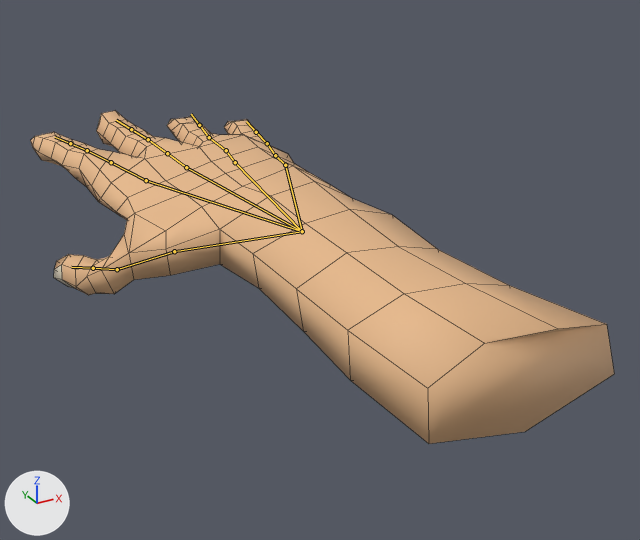
One commit to the FBX model Assets/Models/hand.fbx: the scene before it, then after it.
Both versions are drawn from a 50 mm camera at (-1.56, -8.92, 3.46) aimed at (1.95, -2.55, 0.27). The axes (+X, +Y, +Z) are drawn at lower left. The lights are the same throughout. The bones that bend it are drawn over the model as lines. Mesh edges are drawn as thin lines.
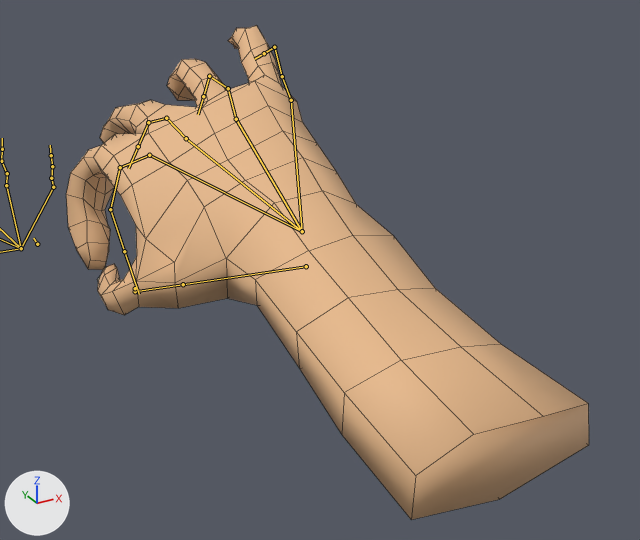
The newer file adds an action. The first version stands in its rest pose; the second is drawn at frame 1 of the action 'Armature|MintInstant'.

Where the change shows, as pixel boxes [x1, y1, x2, y2] in the pictures (640 x 540 px):
'Cube', posed (10% narrower, 49% taller)
    before: [30, 111, 614, 444]
    after: [66, 25, 589, 520]
bone 'Bone', root to tip
    before: (302, 231) to (174, 251)
    after: (306, 266) to (183, 284)
bone 'Bone.005', root to tip
    before: (174, 251) to (117, 269)
    after: (183, 284) to (135, 291)
bone 'Bone.006', root to tip
    before: (117, 269) to (93, 268)
    after: (135, 291) to (135, 288)
bone 'Bone.001', root to tip
    before: (302, 231) to (146, 180)
    after: (302, 231) to (149, 155)
bone 'Bone.007', root to tip
    before: (146, 180) to (111, 162)
    after: (149, 155) to (120, 167)
bone 'Bone.008', root to tip
    before: (111, 162) to (87, 150)
    after: (120, 167) to (110, 209)
bone 'Bone.009', root to tip
    before: (87, 150) to (70, 143)
    after: (110, 209) to (124, 251)
bone 'Bone.002', root to tip
    before: (302, 231) to (186, 167)
    after: (302, 231) to (186, 138)
bone 'Bone.011', root to tip
    before: (167, 153) to (148, 139)
    after: (166, 118) to (148, 122)
bone 'Bone.012', root to tip
    before: (148, 139) to (131, 129)
    after: (148, 122) to (138, 146)
bone 'Bone.004', root to tip
    before: (302, 231) to (235, 162)
    after: (302, 231) to (236, 119)
bone 'Bone.013', root to tip
    before: (235, 162) to (226, 150)
    after: (236, 119) to (228, 88)
bone 'Bone.014', root to tip
    before: (226, 150) to (209, 137)
    after: (228, 88) to (209, 76)
bone 'Bone.015', root to tip
    before: (209, 137) to (199, 125)
    after: (209, 76) to (203, 96)
bone 'Bone.003', root to tip
    before: (302, 231) to (285, 165)
    after: (302, 231) to (291, 100)
bone 'Bone.016', root to tip
    before: (285, 165) to (275, 155)
    after: (291, 100) to (282, 76)
bone 'Bone.018', root to tip
    before: (267, 143) to (256, 132)
    after: (274, 47) to (264, 53)

The change in detail:
Bone 'Bone' (bone_bone) moves from (0.0, 0.0, 0.0) to (0.214, 0.086, -0.387).
Bone 'Bone.005' (bone_bone_005) turns from (0, 0, 0) to (3, 8, -9) degrees about its own x, y and z.
Bone 'Bone.006' (bone_bone_006) turns from (0, 0, 0) to (-6, 18, -19) degrees about its own x, y and z.
Bone 'Bone.001' (bone_bone_001) turns from (0, 0, 0) to (7, -2, -2) degrees about its own x, y and z.
Bone 'Bone.007' (bone_bone_007) turns from (0, 0, 0) to (-39, 10, -6) degrees about its own x, y and z.
Bone 'Bone.008' (bone_bone_008) turns from (0, 0, 0) to (-35, 5, -2) degrees about its own x, y and z.
Bone 'Bone.009' (bone_bone_009) turns from (0, 0, 0) to (-55, -10, 1) degrees about its own x, y and z.
Bone 'Bone.002' (bone_bone_002) turns from (0, 0, 0) to (9, -1, 0) degrees about its own x, y and z.
Bone 'Bone.011' (bone_bone_011) turns from (0, 0, 0) to (-26, 0, 0) degrees about its own x, y and z.
Bone 'Bone.012' (bone_bone_012) turns from (0, 0, 0) to (-21, 0, 0) degrees about its own x, y and z.
Bone 'Bone.004' (bone_bone_004) turns from (0, 0, 0) to (14, 2, 0) degrees about its own x, y and z.
Bone 'Bone.013' (bone_bone_013) turns from (0, 0, 0) to (14, 3, 0) degrees about its own x, y and z.
Bone 'Bone.014' (bone_bone_014) turns from (0, 0, 0) to (-26, -2, 1) degrees about its own x, y and z.
Bone 'Bone.015' (bone_bone_015) turns from (0, 0, 0) to (-36, -6, 2) degrees about its own x, y and z.
Bone 'Bone.003' (bone_bone_003) turns from (0, 0, 0) to (22, 9, 2) degrees about its own x, y and z.
Bone 'Bone.016' (bone_bone_016) turns from (0, 0, 0) to (5, 1, 0) degrees about its own x, y and z.
Bone 'Bone.018' (bone_bone_018) turns from (0, 0, 0) to (-45, -8, 3) degrees about its own x, y and z.
